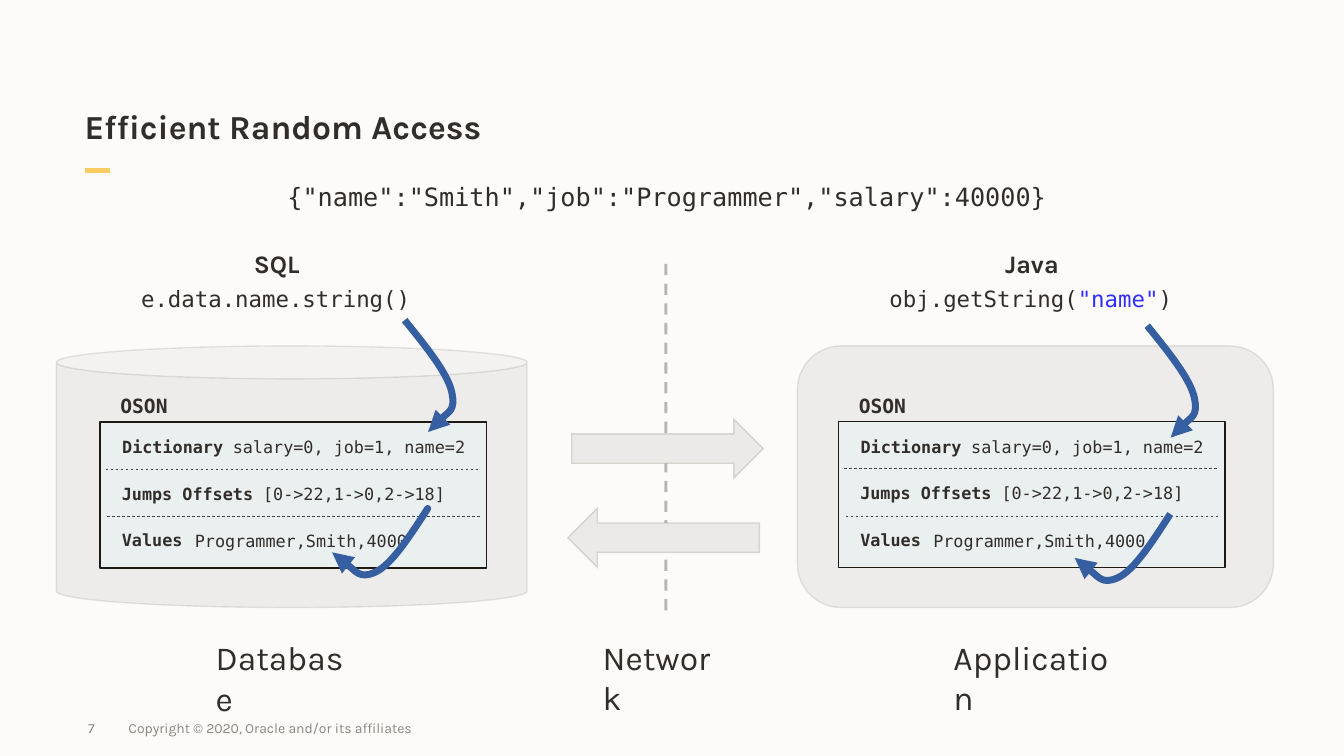
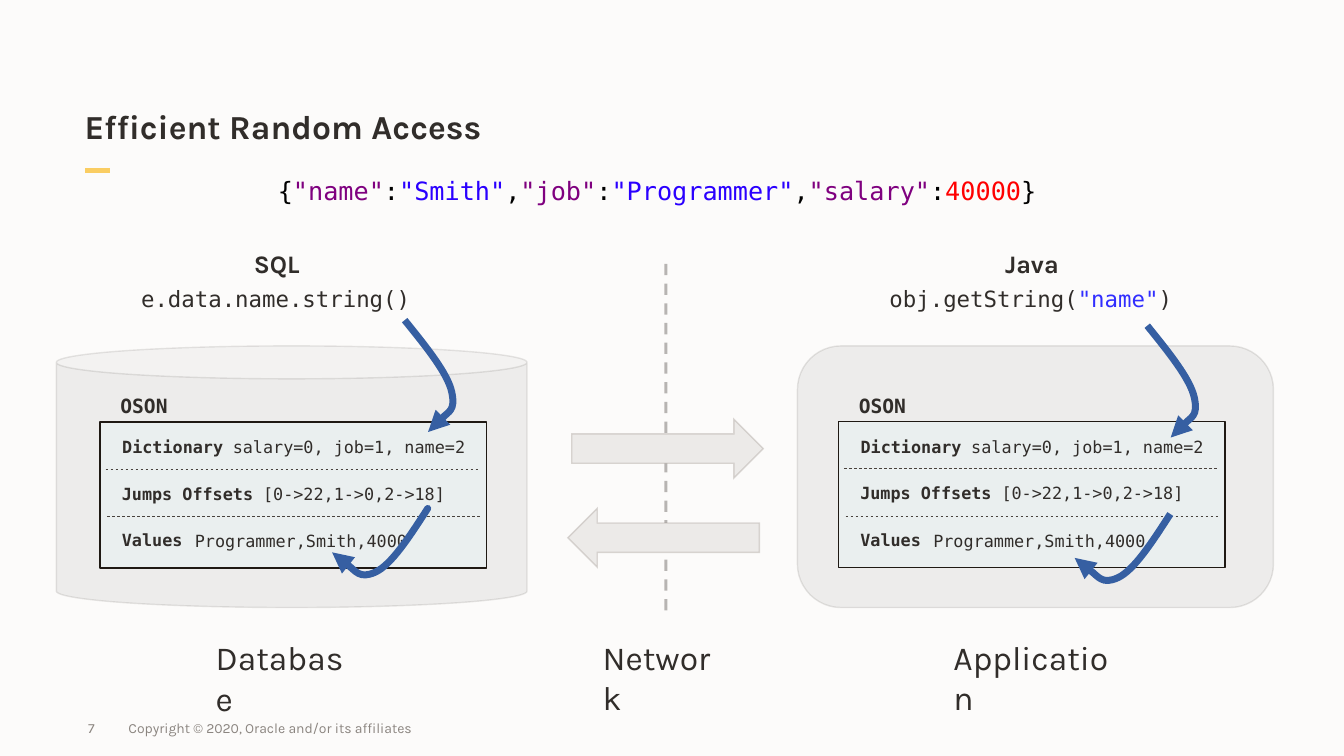
Before and after one commit to oracle/json-in-db, a slide deck: slide 7 of Presentations/jdbc-json.pptx. Drawn at 1344x756 pixels with LibreOffice and Linux fonts; fonts in the diff are those of the drawing; background and template pictures are left out. Boxes give left, top, right and bottom in pixels: in the first picture for what was removed or moved away, otherwise in the second. Text is boxed around its words. In the diff, an @@ line names an element or a change of style, - is before the commit and + after.

```diff
--- a/Presentations/jdbc-json.pptx
+++ b/Presentations/jdbc-json.pptx
@@ text "{"name":"Smith","job":"Programmer","salary":40000}": place and size @@
-text "{"name":"Smith","job":"Programmer","salary":40000}" at box(287, 186, 1046, 212)
+text "{"name":"Smith","job":"Programmer","salary":40000}" at box(278, 180, 1037, 206)
@@ text "{"name":"Smith","job":"Programmer","salary":40000}" at box(278, 180, 1037, 206): text colour #312D2A to #000000, text colour #312D2A to #7F007F, text colour #312D2A to #2A00FF, text colour #312D2A to #FF0000 in "{"name":"Smith","job":"Programmer","salary":40000}" @@
```
Also in this commit, not shown: 3 other slides changed, 2 slides added.
